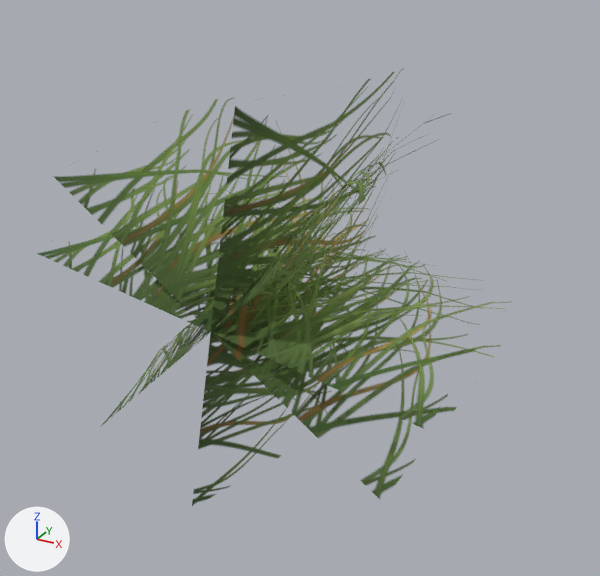
Two versions of the glTF model models/vegetation/Tuft_Tiny.glb, one commit apart.
One viewpoint serves both versions: a 50 mm lens placed at (0.167, -0.233, 0.143), pointed at (-0.002, 0.075, -0.011). Arrows for +X, +Y and +Z are at lower left; the lights stay in place. The older version comes first.

The first picture shows 'Tuft_Tiny'.
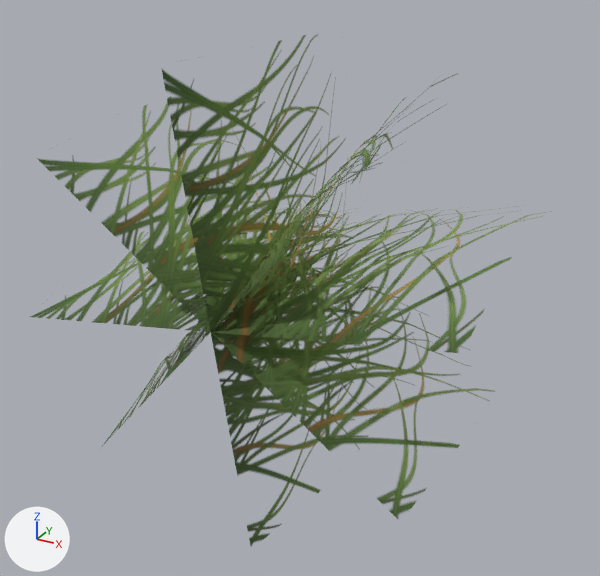
Changed parts and their boxes (x1, y1, x2, y2) in the pictures (600 x 576 px; the box of a moved part takes in the faces that stretch with it):
'Tuft_Tiny', reshaped (11% wider, 17% taller)
    before: (37, 68, 507, 506)
    after: (30, 35, 551, 546)
part 1 of me_tuft_tiny, moved or reshaped
    before: (102, 68, 451, 506)
    after: (102, 35, 459, 546)
part 2 of me_tuft_tiny, moved or reshaped
    before: (37, 98, 507, 499)
    after: (30, 96, 542, 519)

The change in detail:
me_tuft_tiny is used by ob_tuft_tiny; location (0.0, 0.0, 0.0).
me_tuft_tiny had 32 vertices, 24 faces and spanned x -0.089..0.091, y 0.0..0.153, z -0.091..0.089.
me_tuft_tiny now has 32 vertices, 24 faces and spans x -0.101..0.099, y 0.0..0.163, z -0.099..0.1.
Part 1, on me_tuft_tiny:
Vertex 0 of me_tuft_tiny moves from (0.015, 0.0, 0.089) to (-0.016, 0.0, 0.099).
Vertex 1 of me_tuft_tiny moves from (-0.015, 0.0, -0.089) to (0.016, 0.0, -0.099).
Vertex 2 of me_tuft_tiny moves from (0.027, 0.051, 0.087) to (-0.008, 0.045, 0.1).
Vertex 3 of me_tuft_tiny moves from (-0.002, 0.051, -0.091) at pixel (276, 459) to (0.023, 0.045, -0.098) at pixel (316, 494).
Vertex 4 of me_tuft_tiny moves from (0.03, 0.099, 0.086) at pixel (395, 71) to (-0.006, 0.087, 0.1) at pixel (306, 34).
Vertex 5 of me_tuft_tiny moves from (0.001, 0.099, -0.091) to (0.025, 0.087, -0.097) at pixel (360, 448).
Vertex 6 of me_tuft_tiny moves from (0.024, 0.145, 0.087) to (-0.009, 0.127, 0.1).
Vertex 7 of me_tuft_tiny moves from (-0.005, 0.145, -0.09) at pixel (354, 372) to (0.022, 0.127, -0.098).
Vertex 24 of me_tuft_tiny moves from (-0.064, 0.0, -0.064) to (-0.065, 0.0, -0.076).
Vertex 25 of me_tuft_tiny moves from (0.064, 0.0, 0.064) at pixel (368, 196) to (0.065, 0.0, 0.076).
Vertex 26 of me_tuft_tiny moves from (-0.073, 0.044, -0.055) to (-0.076, 0.05, -0.066).
Vertex 27 of me_tuft_tiny moves from (0.055, 0.044, 0.072) at pixel (397, 137) to (0.054, 0.05, 0.085) at pixel (403, 99).
Vertex 28 of me_tuft_tiny moves from (-0.074, 0.086, -0.054) at pixel (191, 328) to (-0.079, 0.097, -0.064) at pixel (197, 336).
Vertex 29 of me_tuft_tiny moves from (0.054, 0.086, 0.073) to (0.052, 0.097, 0.087).
Vertex 30 of me_tuft_tiny moves from (-0.067, 0.126, -0.061) to (-0.073, 0.142, -0.069).
Vertex 31 of me_tuft_tiny moves from (0.061, 0.126, 0.067) to (0.058, 0.142, 0.082).
Part 2, on me_tuft_tiny:
Vertex 8 of me_tuft_tiny moves from (-0.073, 0.0, 0.052) to (-0.081, 0.0, 0.058).
Vertex 9 of me_tuft_tiny moves from (0.073, 0.0, -0.052) to (0.081, 0.0, -0.058).
Vertex 10 of me_tuft_tiny moves from (-0.066, 0.055, 0.063) to (-0.075, 0.041, 0.068).
Vertex 11 of me_tuft_tiny moves from (0.081, 0.055, -0.042) at pixel (452, 412) to (0.088, 0.041, -0.049) at pixel (456, 449).
Vertex 12 of me_tuft_tiny moves from (-0.064, 0.105, 0.065) at pixel (218, 98) to (-0.073, 0.08, 0.07) at pixel (171, 96).
Vertex 13 of me_tuft_tiny moves from (0.083, 0.105, -0.039) at pixel (494, 356) to (0.089, 0.08, -0.047) at pixel (490, 400).
Vertex 14 of me_tuft_tiny moves from (-0.068, 0.153, 0.06) to (-0.077, 0.118, 0.065).
Vertex 15 of me_tuft_tiny moves from (0.079, 0.153, -0.044) to (0.086, 0.118, -0.052).
Vertex 16 of me_tuft_tiny moves from (-0.089, 0.0, 0.016) to (-0.099, 0.0, -0.016).
Vertex 17 of me_tuft_tiny moves from (0.089, 0.0, -0.016) to (0.099, 0.0, 0.016).
Vertex 18 of me_tuft_tiny moves from (-0.087, 0.042, 0.027) at pixel (103, 202) to (-0.101, 0.056, -0.004).
Vertex 19 of me_tuft_tiny moves from (0.09, 0.042, -0.006) at pixel (473, 353) to (0.097, 0.056, 0.028) at pixel (509, 261).
Vertex 20 of me_tuft_tiny moves from (-0.086, 0.083, 0.029) to (-0.101, 0.111, -0.003).
Vertex 21 of me_tuft_tiny moves from (0.091, 0.083, -0.004) at pixel (505, 308) to (0.096, 0.111, 0.03).
Vertex 22 of me_tuft_tiny moves from (-0.087, 0.122, 0.022) to (-0.1, 0.163, -0.011) at pixel (228, 204).
Vertex 23 of me_tuft_tiny moves from (0.09, 0.122, -0.01) to (0.098, 0.163, 0.021).
